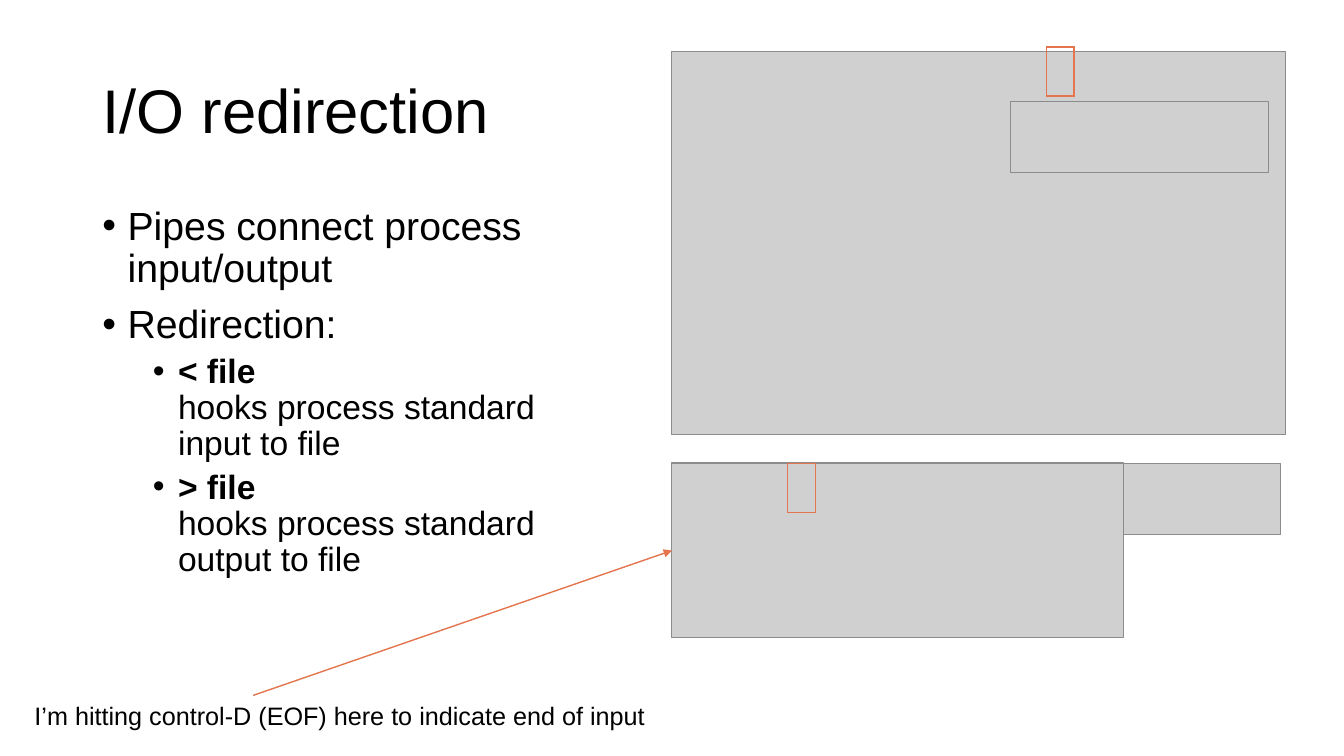
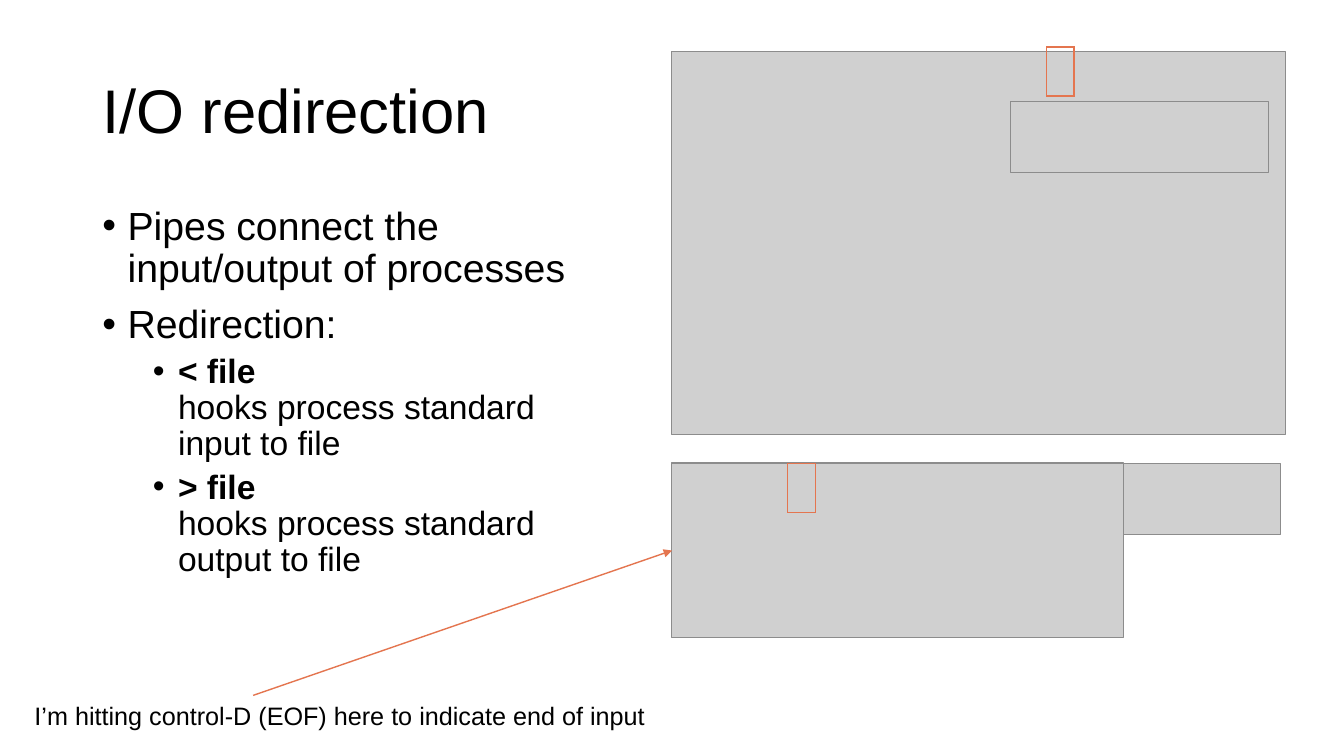
Before and after one commit to parrt/msds692, a slide deck: slide 6 of notes/streams.pptx. Drawn at 1344x756 pixels with LibreOffice and Linux fonts; fonts in the diff are those of the drawing; grey boxes stand for pictures; background and template pictures are left out. Boxes give left, top, right and bottom in pixels: in the first picture for what was removed or moved away, otherwise in the second. Text is boxed around its words. In the diff, an @@ line names an element or a change of style, - is before the commit and + after.

```diff
--- a/notes/streams.pptx
+++ b/notes/streams.pptx
@@ text at <box>128,211,565,290</box>: text changed @@
-• Pipes connect process input/output
+• Pipes connect the input/output of processes
```
Also in this commit, not shown: 6 other slides changed, 1 slide added, 2 other files.
